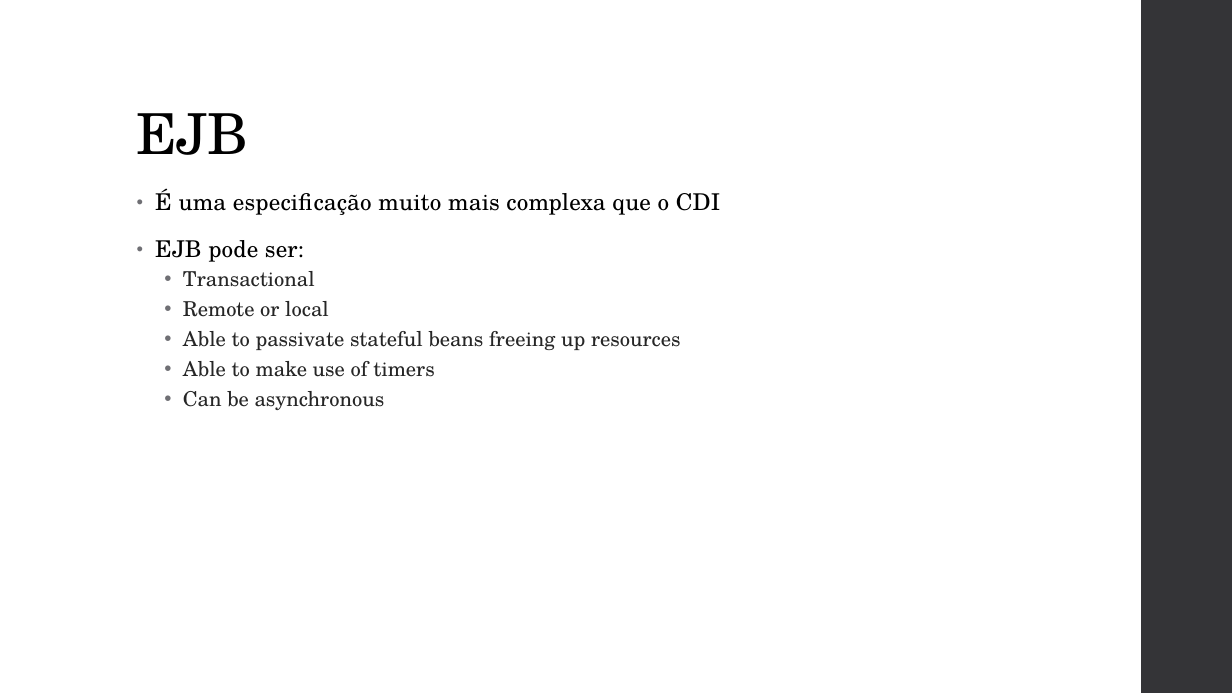
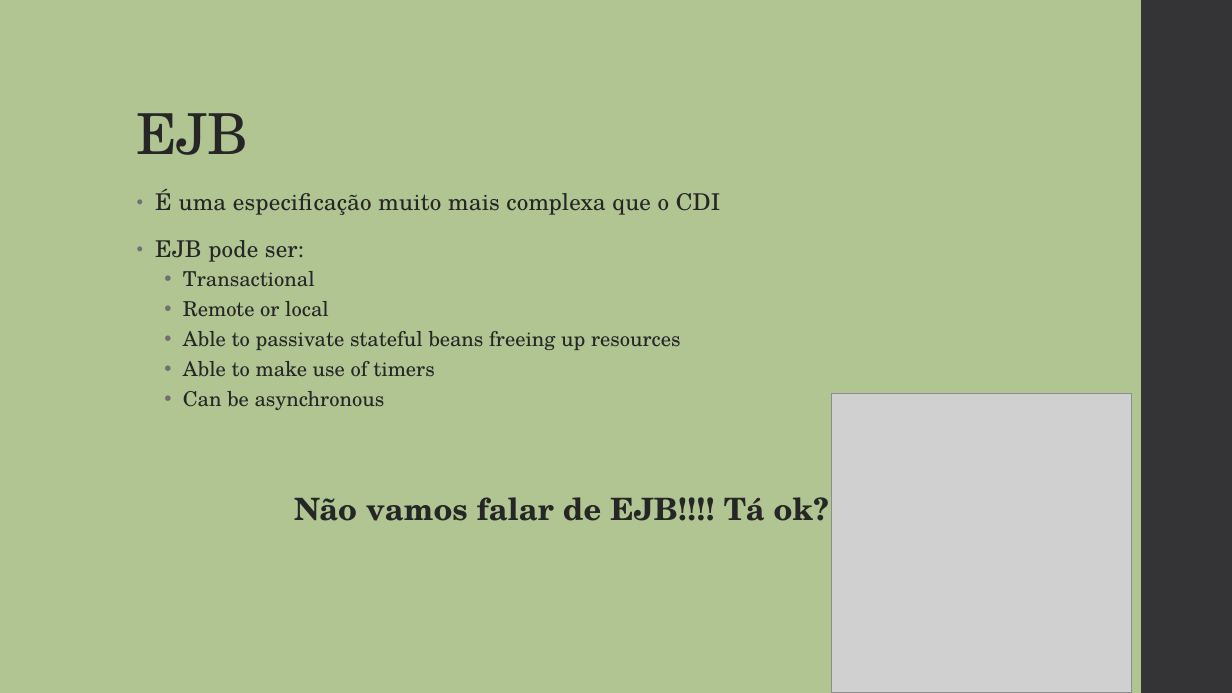
Before and after one commit to vepo/cdi-tutorial, a slide deck: slide 13 of resource/Java CDI.pptx (slide 12 before the commit). Drawn at 1232x693 pixels with LibreOffice and Linux fonts; fonts in the diff are those of the drawing; grey boxes stand for pictures. Boxes give left, top, right and bottom in pixels: in the first picture for what was removed or moved away, otherwise in the second. Text is boxed around its words. In the diff, an @@ line names an element or a change of style, - is before the commit and + after.

```diff
--- a/resource/Java CDI.pptx
+++ b/resource/Java CDI.pptx
@@ background #FFFFFF to #B0C592 @@
@@ title "EJB" at (x1=137, y1=113, x2=249, y2=155): text colour #000000 to #262626 @@
@@ text at (x1=155, y1=189, x2=720, y2=262): text colour #000000 to #262626 in "É uma especificação muito mais complexa que ...", "EJB pode ser:" @@
@@ picture added at (x1=832, y1=394, x2=1131, y2=693) @@
@@ text at (x1=294, y1=497, x2=829, y2=521): paragraph added @@
+Não vamos falar de EJB!!!! Tá ok?
```
Also in this commit, not shown: 23 other slides changed, 4 slides added, 6 other files.
